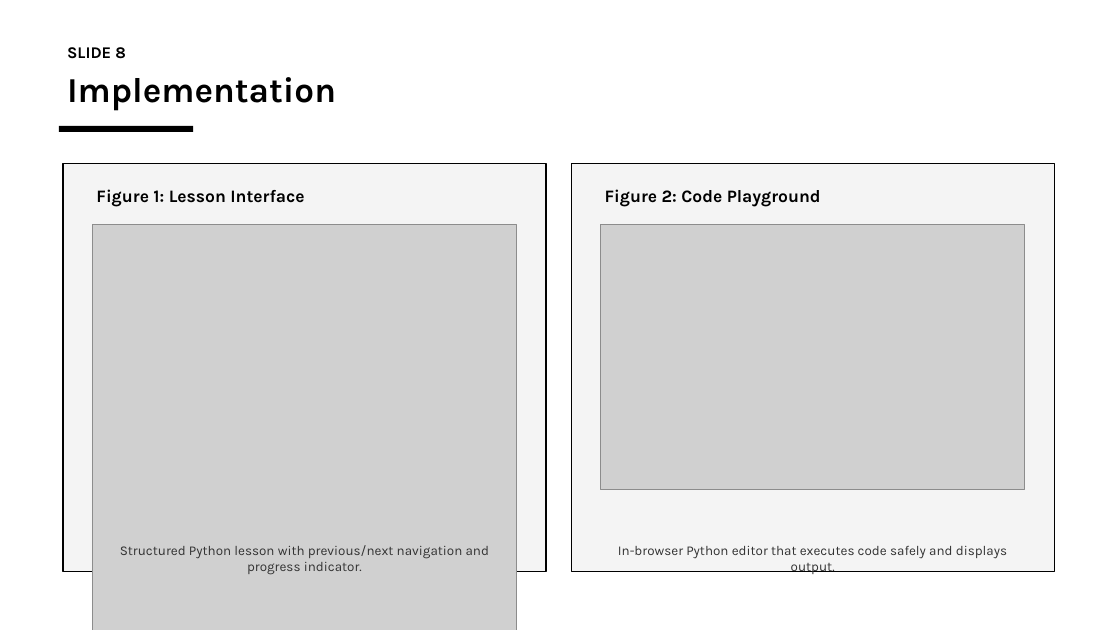
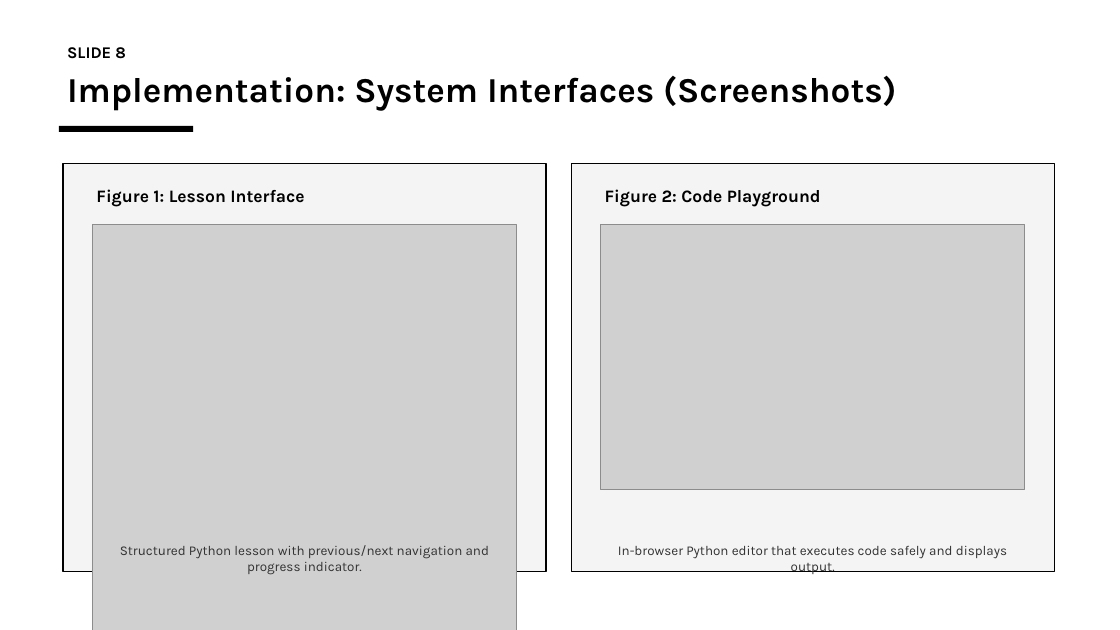
Before and after one commit to charlesfame33-web/IDS, a slide deck: slide 8 of mayor4code_Defence_Slides.pptx. Drawn at 1120x630 pixels with LibreOffice and Linux fonts; fonts in the diff are those of the drawing; grey boxes stand for pictures. Boxes give left, top, right and bottom in pixels: in the first picture for what was removed or moved away, otherwise in the second. Text is boxed around its words. In the diff, an @@ line names an element or a change of style, - is before the commit and + after.

```diff
--- a/mayor4code_Defence_Slides.pptx
+++ b/mayor4code_Defence_Slides.pptx
@@ text at (x1=67, y1=75, x2=897, y2=111): text changed @@
-Implementation
+Implementation: System Interfaces (Screenshots)
```
Also in this commit, not shown: 7 other slides changed, 1 slide added, 1 slide removed, 7 other files.
